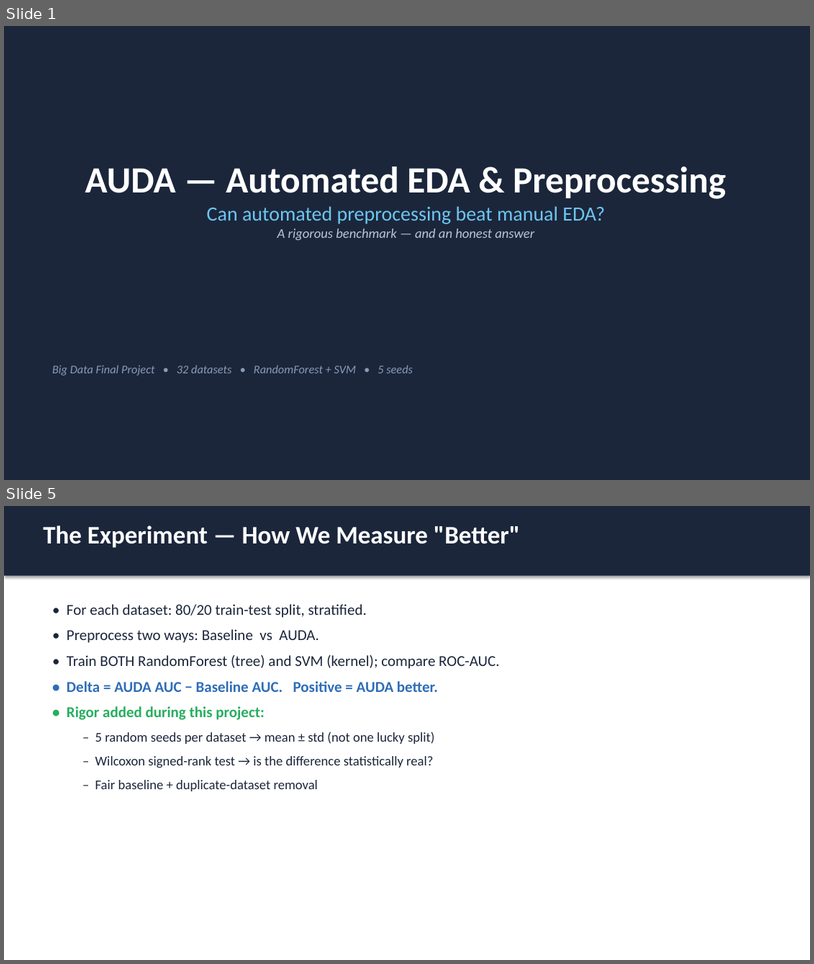
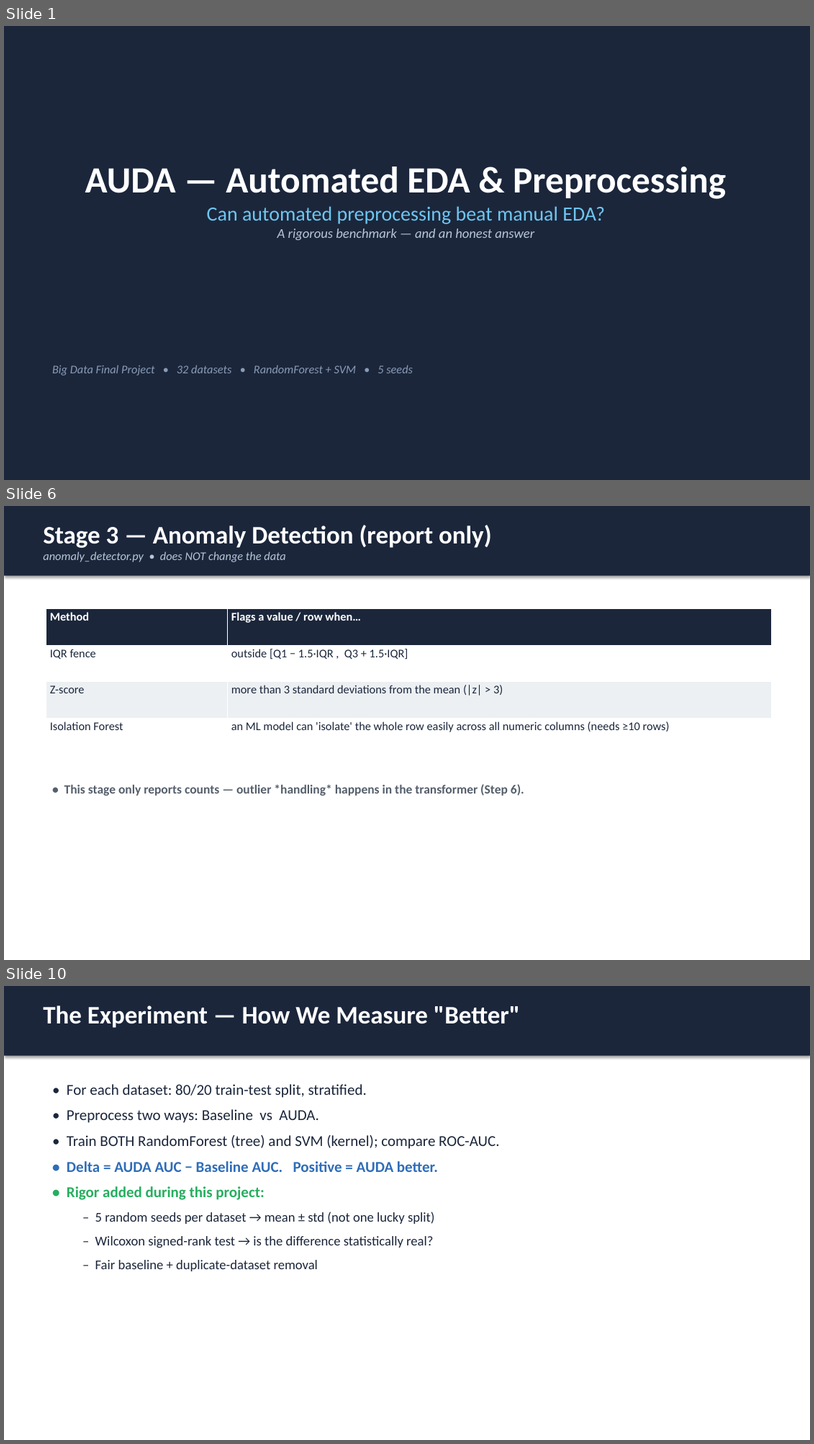
Before and after one commit to Delixx07/auto-eda-agent, a slide deck: AUDA_Project_Presentation.pptx. Shown one above the other, each under a label of ours: slides 1 and 5 before the commit, slides 1, 6 and 10 after it; the slides between them are not shown. The pictures are 814x964 and 814x1444 pixels, drawn with LibreOffice and Linux fonts; fonts in the diff are those of the drawing. Boxes give left, top, right and bottom in pixels: in the first picture for what was removed or moved away, otherwise in the second. Text is boxed around its words. In the diff, an @@ line names an element or a change of style, - is before the commit and + after.

```diff
--- a/AUDA_Project_Presentation.pptx
+++ b/AUDA_Project_Presentation.pptx
@@ slide 6 added at bbox=[4, 506, 810, 960], background #FFFFFF @@
@@ rectangle added at bbox=[4, 506, 810, 576], fill #1B263B @@
@@ text added at bbox=[43, 525, 492, 562], 14 pt, text #B8C6D8, italic @@
+Stage 3 — Anomaly Detection (report only)
+anomaly_detector.py • does NOT change the data
@@ table added at bbox=[46, 609, 772, 754], 4 rows, 2 columns @@
+Method | Flags a value / row when…
+IQR fence | outside [Q1 − 1.5·IQR , Q3 + 1.5·IQR]
+Z-score | more than 3 standard deviations from the mean (|z| > 3)
+Isolation Forest | an ML model can 'isolate' the whole row easily across all numeric columns (needs ≥10 rows)
@@ text added at bbox=[64, 784, 525, 795], 15 pt, text #555F6B, bold @@
+• This stage only reports counts — outlier *handling* happens in the transformer (Step 6).
@@ what was slide 5 is now slide 10 @@
```
Also in this commit, not shown: 3 slides changed, 4 other slides added, 2 other files.
